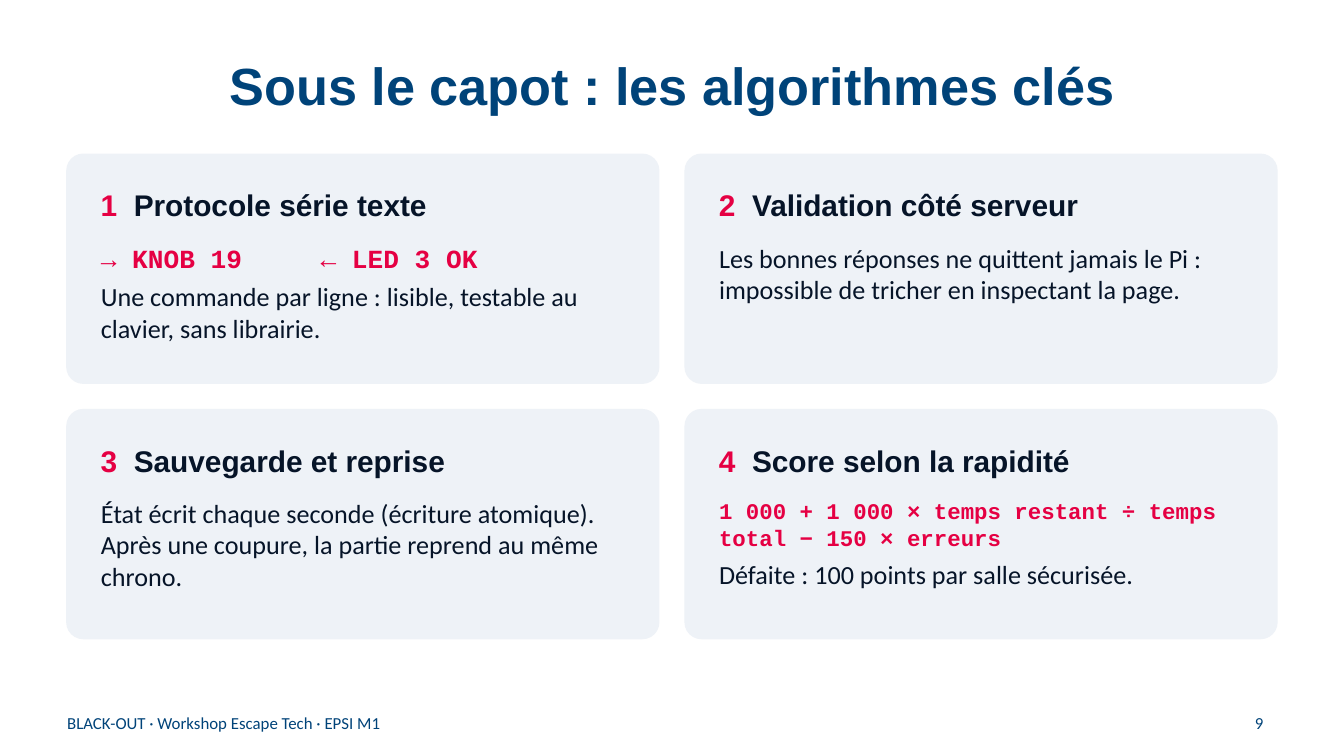
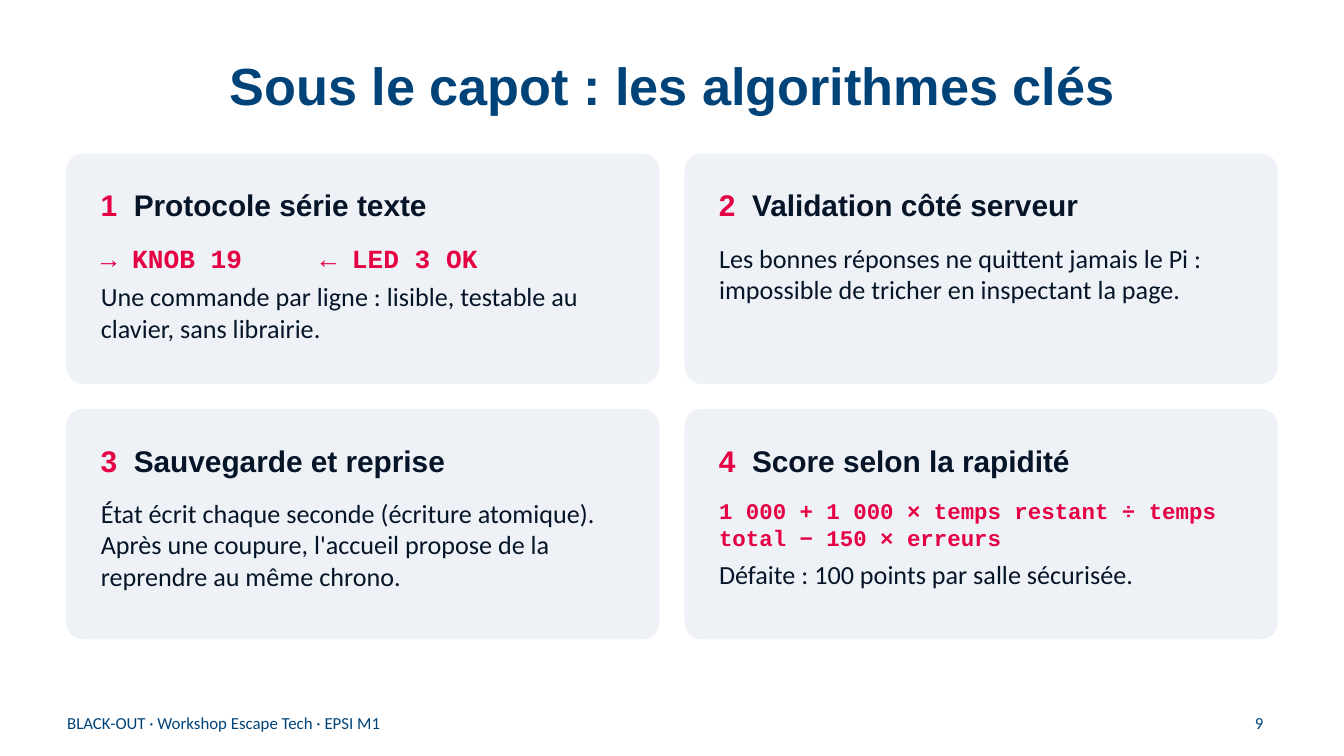
Before and after one commit to Mardarcc/workshop-deadbycci, a slide deck: slide 9 of livrables/Workshop2025-26-M1gX-pres.pptx. Drawn at 1344x756 pixels with LibreOffice and Linux fonts; fonts in the diff are those of the drawing. Boxes give left, top, right and bottom in pixels: in the first picture for what was removed or moved away, otherwise in the second. Text is boxed around its words. In the diff, an @@ line names an element or a change of style, - is before the commit and + after.

Commit message:
UPDATE reprise de partie à la demande au lancement du serveur

```diff
--- a/livrables/Workshop2025-26-M1gX-pres.pptx
+++ b/livrables/Workshop2025-26-M1gX-pres.pptx
@@ text at (x1=101, y1=502, x2=595, y2=591): text changed @@
-État écrit chaque seconde (écriture atomique). Après une coupure, la partie reprend au même chrono.
+État écrit chaque seconde (écriture atomique). Après une coupure, l'accueil propose de la reprendre au même chrono.
```
Also in this commit, not shown: 7 other files.
